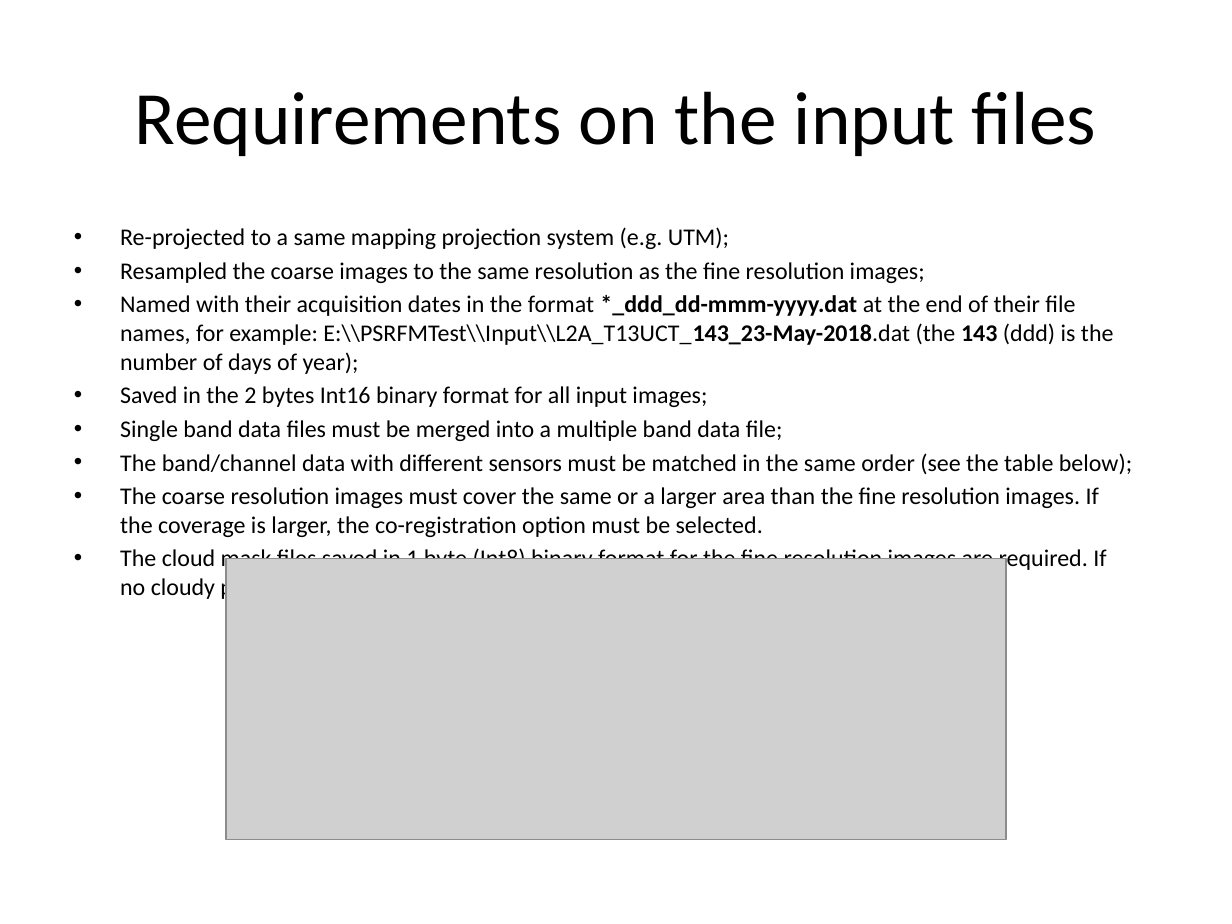
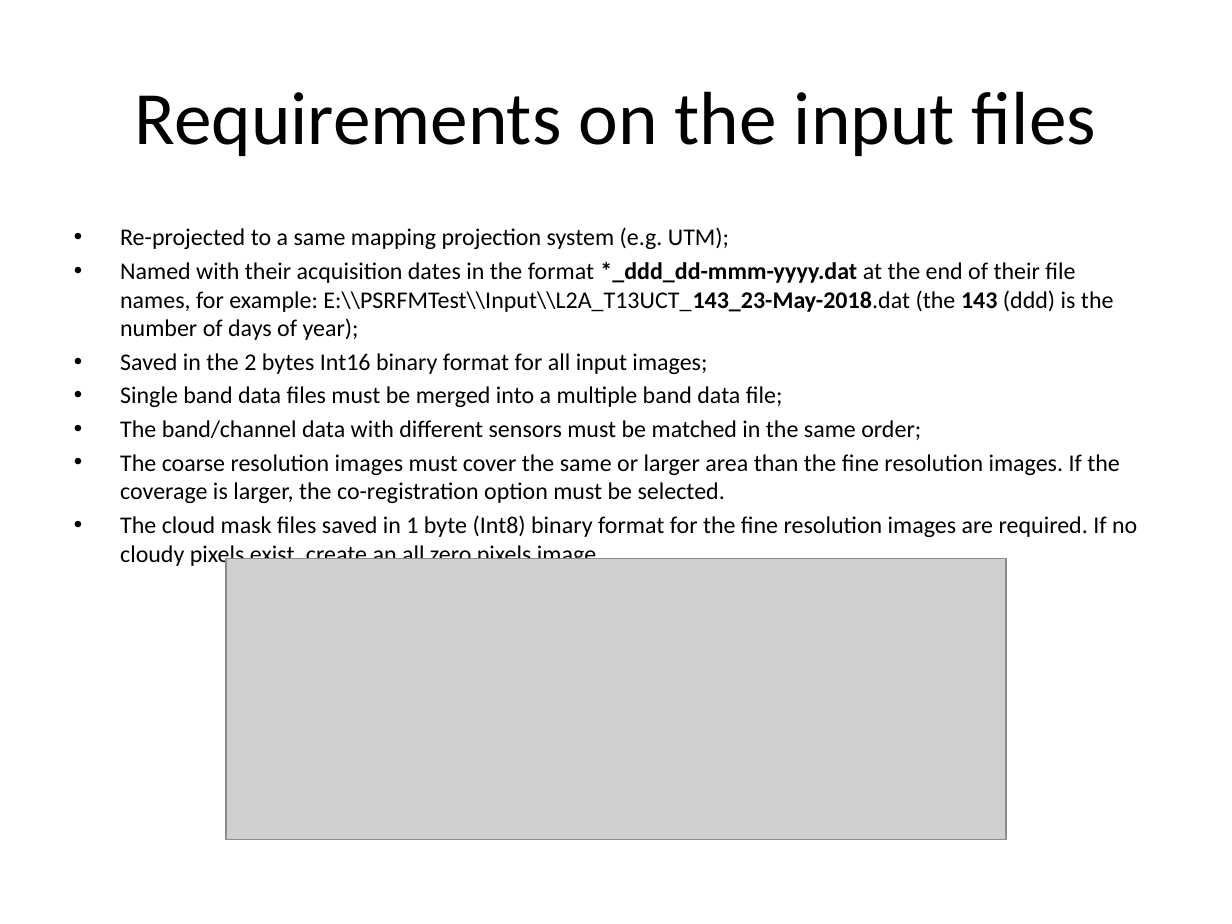
Before and after one commit to dzhong-hub/PSRFM, a slide deck: slide 7 of doc/PSRFMUserGuide.pptx (slide 6 before the commit). Drawn at 1232x924 pixels with LibreOffice and Linux fonts; fonts in the diff are those of the drawing; grey boxes stand for pictures. Boxes give left, top, right and bottom in pixels: in the first picture for what was removed or moved away, otherwise in the second. Text is boxed around its words. In the diff, an @@ line names an element or a change of style, - is before the commit and + after.

Commit message:
Add files via upload
Updated to the version at end of 2019

```diff
--- a/doc/PSRFMUserGuide.pptx
+++ b/doc/PSRFMUserGuide.pptx
@@ text at (120,262,925,283): paragraph removed @@
-• Resampled the coarse images to the same resolution as the fine resolution images;
@@ text at (120,420,1120,503): text changed @@
-• The band/channel data with different sensors must be matched in the same order (see the table below);
-• The coarse resolution images must cover the same or a larger area than the fine resolution images. If the coverage is larger, the co-registration option must be selected.
+• The band/channel data with different sensors must be matched in the same order;
+• The coarse resolution images must cover the same or larger area than the fine resolution images. If the coverage is larger, the co-registration option must be selected.
```
Also in this commit, not shown: 7 other slides changed, 4 slides added.
